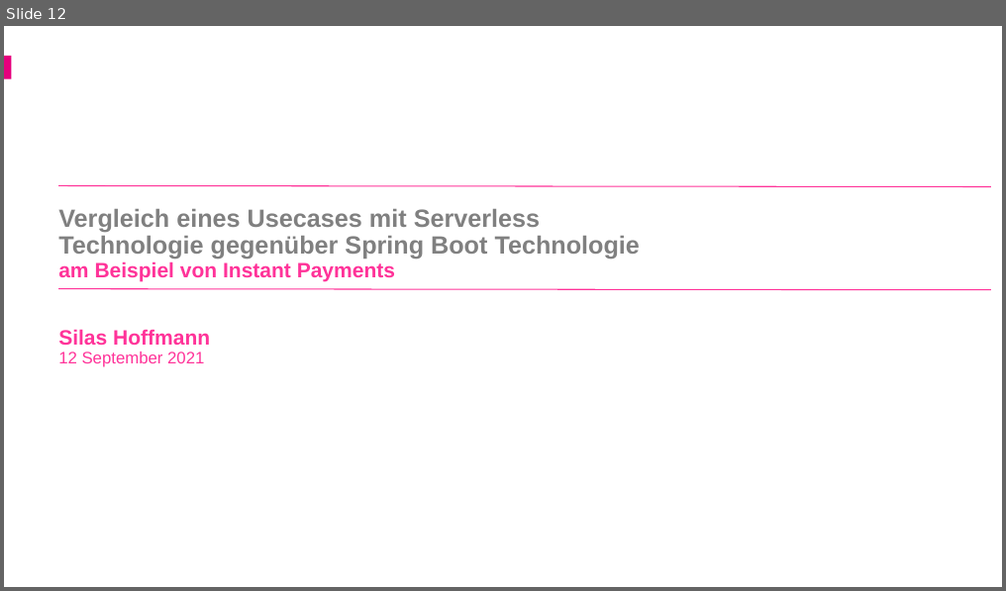
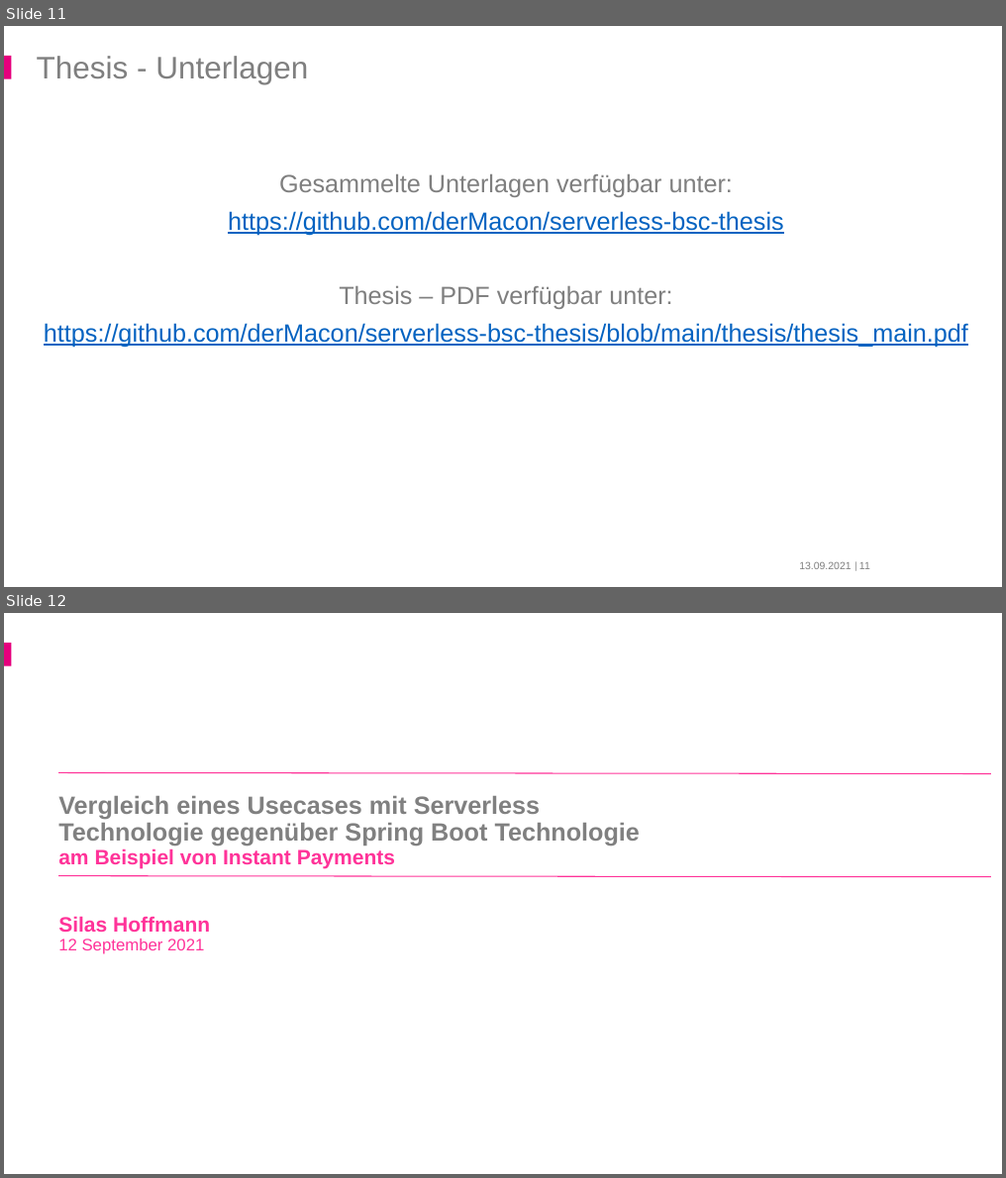
Before and after one commit to derMacon/serverless-bsc-thesis, a slide deck: slides/dps/hoffmann_serverless_dps.pptx. Shown one above the other, each under a label of ours: slide 12 before the commit, slides 11 and 12 after it. The pictures are 1006x591 and 1006x1178 pixels, drawn with LibreOffice and Linux fonts; fonts in the diff are those of the drawing; background and template pictures are left out. Boxes give left, top, right and bottom in pixels: in the first picture for what was removed or moved away, otherwise in the second. Text is boxed around its words. In the diff, an @@ line names an element or a change of style, - is before the commit and + after.

```diff
--- a/slides/dps/hoffmann_serverless_dps.pptx
+++ b/slides/dps/hoffmann_serverless_dps.pptx
@@ slide 11 added at box(4, 26, 1002, 587), background #FFFFFF; not listed: 1 template element that a slide beside it also shows @@
@@ title added at box(37, 56, 308, 84), 30 pt, text #7F7F7F @@
+Thesis - Unterlagen
@@ text added at box(44, 174, 968, 348), 24 pt, text #0563C1, underline @@
+Gesammelte Unterlagen verfügbar unter:
+https://github.com/derMacon/serverless-bsc-thesis
+Thesis – PDF verfügbar unter:
+https://github.com/derMacon/serverless-bsc-thesis/blob/main/thesis/thesis_main.pdf
@@ text added at box(853, 560, 861, 572), 10 pt, text #7F7F7F @@
+|
@@ text added at box(799, 563, 850, 570), 10 pt, text #7F7F7F @@
+13.09.2021
@@ page number added at box(859, 563, 870, 570), 10 pt, text #7F7F7F @@
+11
```
Also in this commit, not shown: 30 slides changed.
